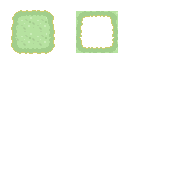
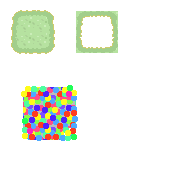
Two versions of the same layered image (192 x 192). Layer-by-layer changes:
added layer "Bällebad-Rand" above "water" over bbox(21, 85, 78, 141)
